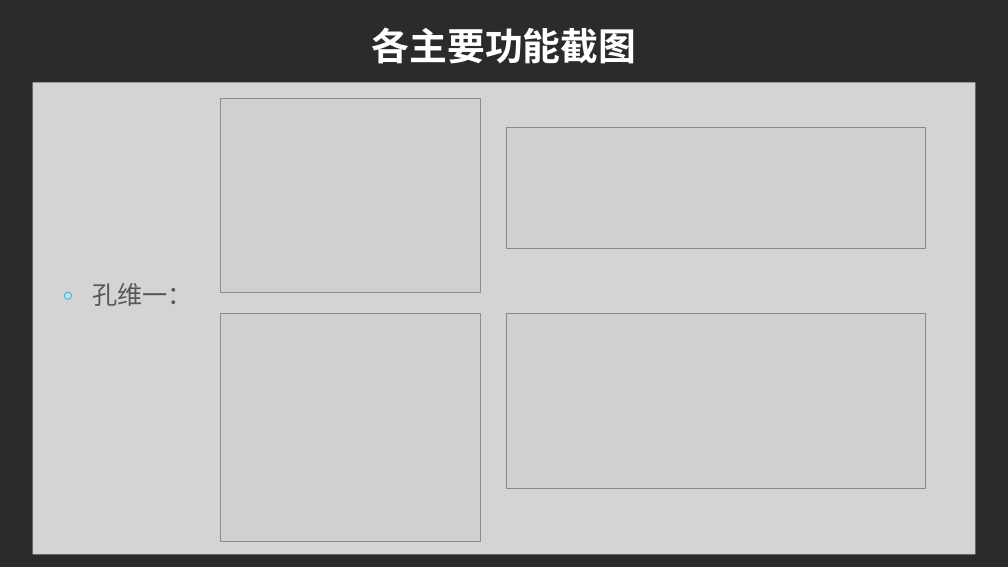
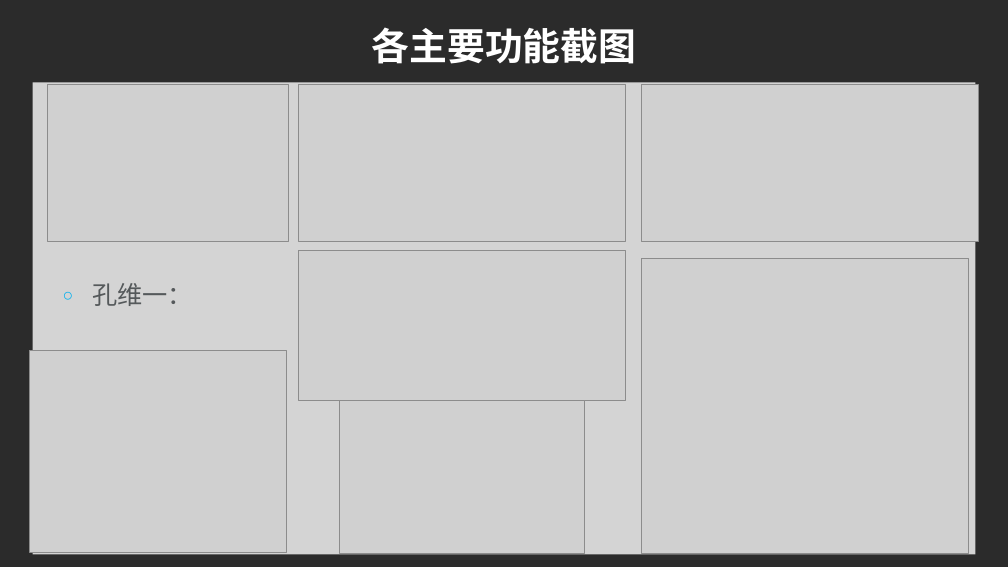
Before and after one commit to Koweiyi/book_douban, a slide deck: slide 8 of doc/PPT/第六组PPT.pptx. Drawn at 1008x567 pixels with LibreOffice and Linux fonts; fonts in the diff are those of the drawing; grey boxes stand for pictures; background and template pictures are left out; a plain dark background stands for a picture behind light text. Boxes give left, top, right and bottom in pixels: in the first picture for what was removed or moved away, otherwise in the second. Text is boxed around its words. In the diff, an @@ line names an element or a change of style, - is before the commit and + after.

```diff
--- a/doc/PPT/第六组PPT.pptx
+++ b/doc/PPT/第六组PPT.pptx
@@ picture added at [48,85,288,241] @@
@@ picture added at [299,85,626,242] @@
@@ picture added at [642,85,979,241] @@
@@ picture removed at [220,99,480,293] @@
@@ picture removed at [507,127,926,249] @@
@@ picture added at [299,251,626,401] @@
@@ picture added at [642,258,969,553] @@
@@ picture removed at [220,313,480,541] @@
@@ picture removed at [507,313,926,488] @@
@@ picture added at [29,350,286,552] @@
@@ picture added at [340,401,585,554] @@
```
Also in this commit, not shown: 2 other slides changed, 1 other file.
